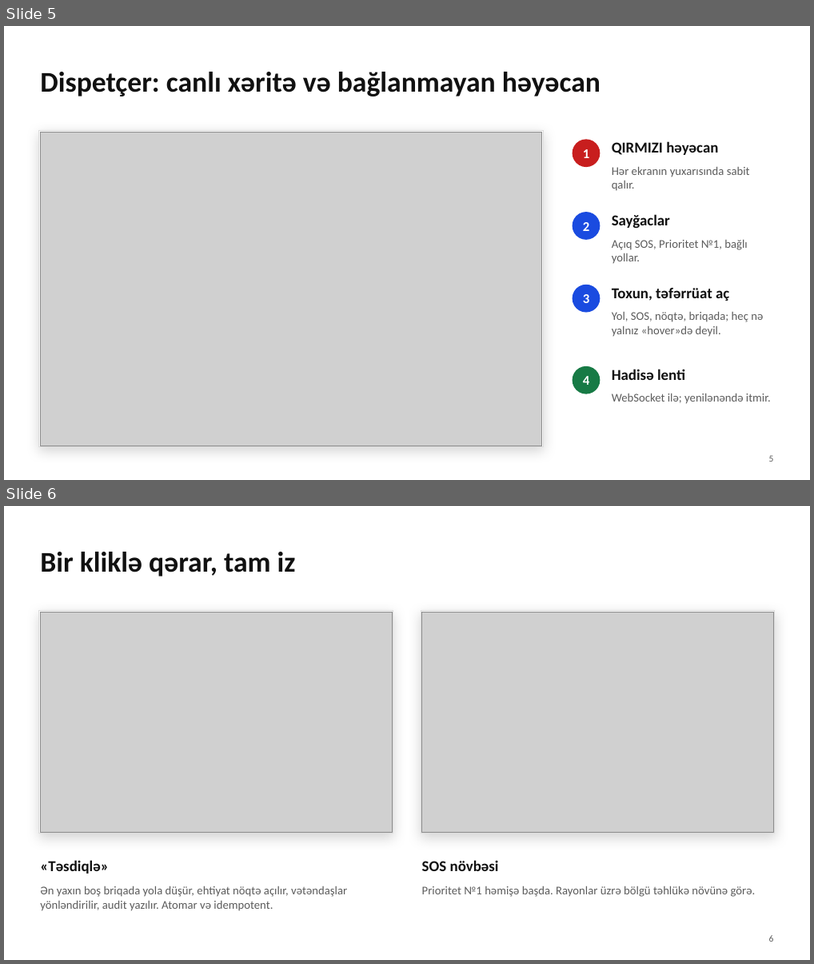
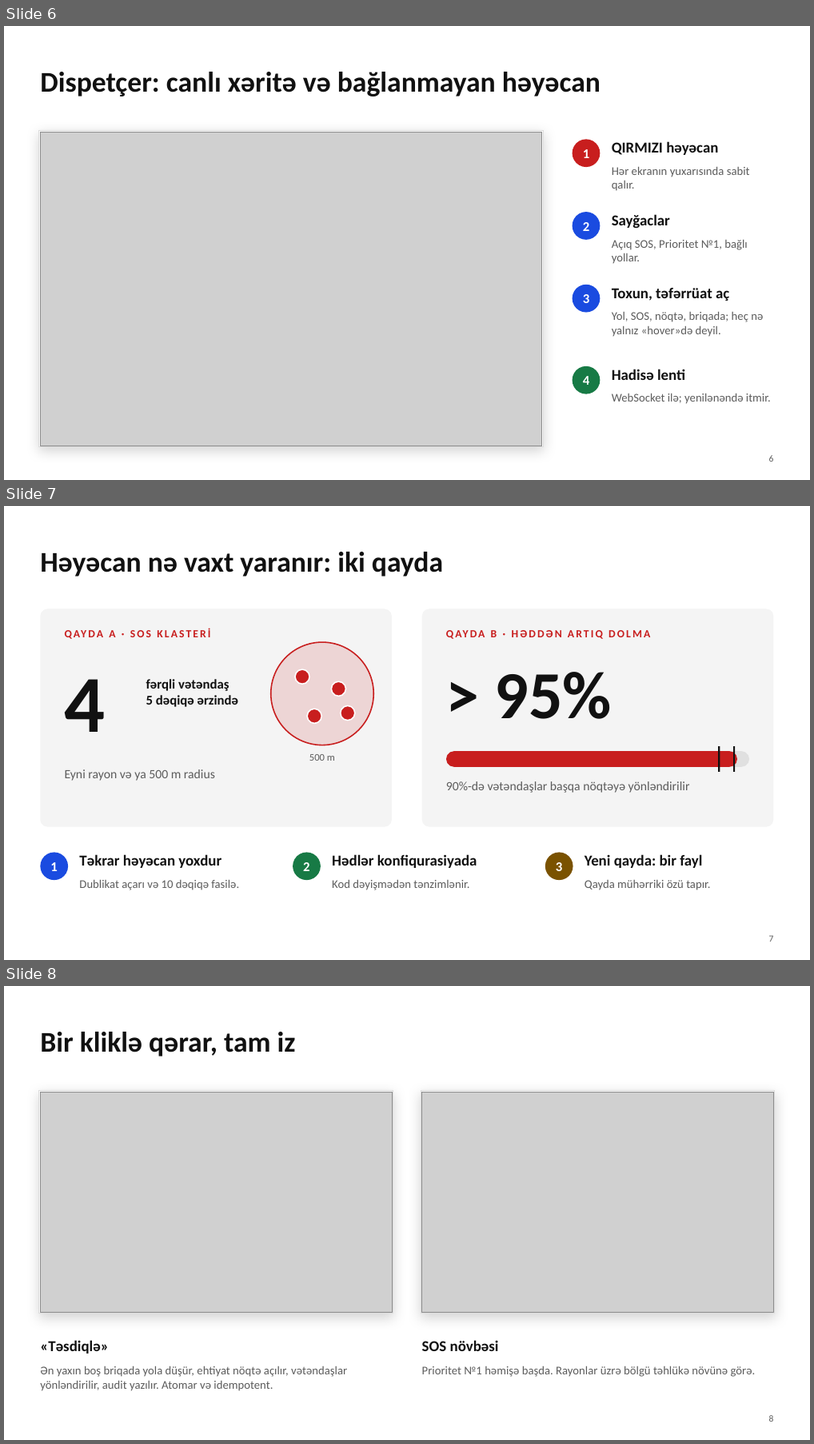
Before and after one commit to rovsenrza/Urban-Crisis-Crowd-Evacuation-Engine, a slide deck: docs/presentation/evakuasiya-mudafie.pptx. Shown one above the other, each under a label of ours: slides 5 and 6 before the commit, slides 6, 7 and 8 after it. The pictures are 814x964 and 814x1444 pixels, drawn with LibreOffice and Linux fonts; fonts in the diff are those of the drawing; grey boxes stand for pictures. Boxes give left, top, right and bottom in pixels: in the first picture for what was removed or moved away, otherwise in the second. Text is boxed around its words. In the diff, an @@ line names an element or a change of style, - is before the commit and + after.

```diff
--- a/docs/presentation/evakuasiya-mudafie.pptx
+++ b/docs/presentation/evakuasiya-mudafie.pptx
@@ slide 7 added at (4,506,810,960), background #FFFFFF @@
@@ title added at (40,552,443,576), 34 pt, text #111111, bold @@
+Həyəcan nə vaxt yaranır: iki qayda
@@ rounded rectangle added at (40,609,392,827), fill #F4F4F4 @@
@@ rounded rectangle added at (422,609,774,827), fill #F4F4F4 @@
@@ text added at (97,630,103,637), 13 pt, text #C81E1E, bold @@
+QAYDA A · SOS KLASTERİ
@@ ellipse added at (271,642,374,745), fill #C81E1E at 14% opacity, outline #C81E1E 1.5 pt @@
@@ text added at (491,630,498,637), 13 pt, text #C81E1E, bold @@
+QAYDA B · HƏDDƏN ARTIQ DOLMA
@@ ellipse added at (295,669,310,684), fill #C81E1E, outline #FFFFFF 1.5 pt @@
@@ text added at (495,672,612,719), 80 pt, text #111111, bold @@
+> 95%
@@ text added at (65,679,106,732), 96 pt, text #111111, bold @@
+4
@@ text added at (146,679,239,707), 16 pt, text #111111, bold @@
+fərqli vətəndaş
+5 dəqiqə ərzində
@@ ellipse added at (332,681,346,696), fill #C81E1E, outline #FFFFFF 1.5 pt @@
@@ ellipse added at (307,708,322,723), fill #C81E1E, outline #FFFFFF 1.5 pt @@
@@ ellipse added at (341,706,355,720), fill #C81E1E, outline #FFFFFF 1.5 pt @@
@@ text added at (65,769,215,780), 15 pt, text #5C5C5C @@
+Eyni rayon və ya 500 m radius
@@ text added at (310,754,335,760), 12 pt, text #5C5C5C @@
+500 m
@@ rounded rectangle added at (447,751,750,767), fill #E0E0E0 @@
@@ rounded rectangle added at (447,751,738,767), fill #C81E1E @@
@@ rectangle added at (718,746,720,772), fill #111111 @@
@@ rectangle added at (734,746,735,772), fill #111111 @@
@@ text added at (446,781,690,792), 15 pt, text #5C5C5C @@
+90%-də vətəndaşlar başqa nöqtəyə yönləndirilir
@@ ellipse added at (40,852,68,880), fill #1A4BE0 @@
@@ text added at (50,862,57,871), 16 pt, text #FFFFFF, bold @@
+1
@@ text added at (79,854,222,868), 18 pt, text #111111, bold @@
+Təkrar həyəcan yoxdur
@@ ellipse added at (293,852,321,880), fill #177A45 @@
@@ text added at (303,862,310,871), 16 pt, text #FFFFFF, bold @@
+2
@@ text added at (332,854,478,868), 18 pt, text #111111, bold @@
+Hədlər konfiqurasiyada
@@ ellipse added at (546,852,574,880), fill #7A5200 @@
@@ text added at (556,862,562,871), 16 pt, text #FFFFFF, bold @@
+3
@@ text added at (585,854,702,868), 18 pt, text #111111, bold @@
+Yeni qayda: bir fayl
@@ text added at (79,880,239,890), 14 pt, text #5C5C5C @@
+Dublikat açarı və 10 dəqiqə fasilə.
@@ text added at (332,880,470,890), 14 pt, text #5C5C5C @@
+Kod dəyişmədən tənzimlənir.
@@ text added at (585,880,710,890), 14 pt, text #5C5C5C @@
+Qayda mühərriki özü tapır.
@@ page number added at (770,935,774,941), 11 pt, text #5C5C5C @@
+7
@@ what was slide 5 is now slide 6 @@
@@ page number at (770,455,774,461): text changed @@
-5
+6
@@ what was slide 6 is now slide 8 @@
```
Also in this commit, not shown: 1 slide changed, 5 other slides added, 1 other file.
